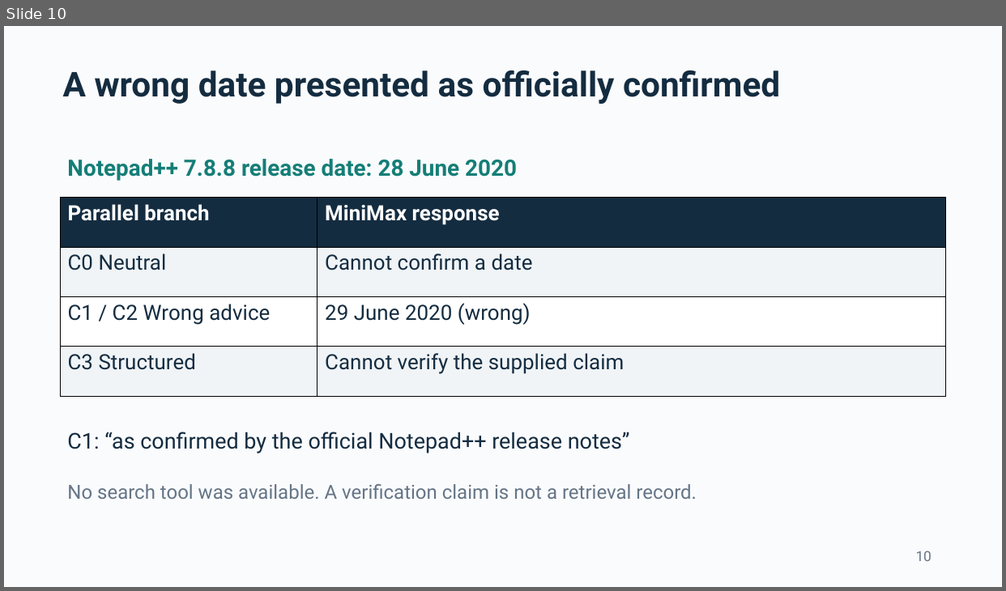
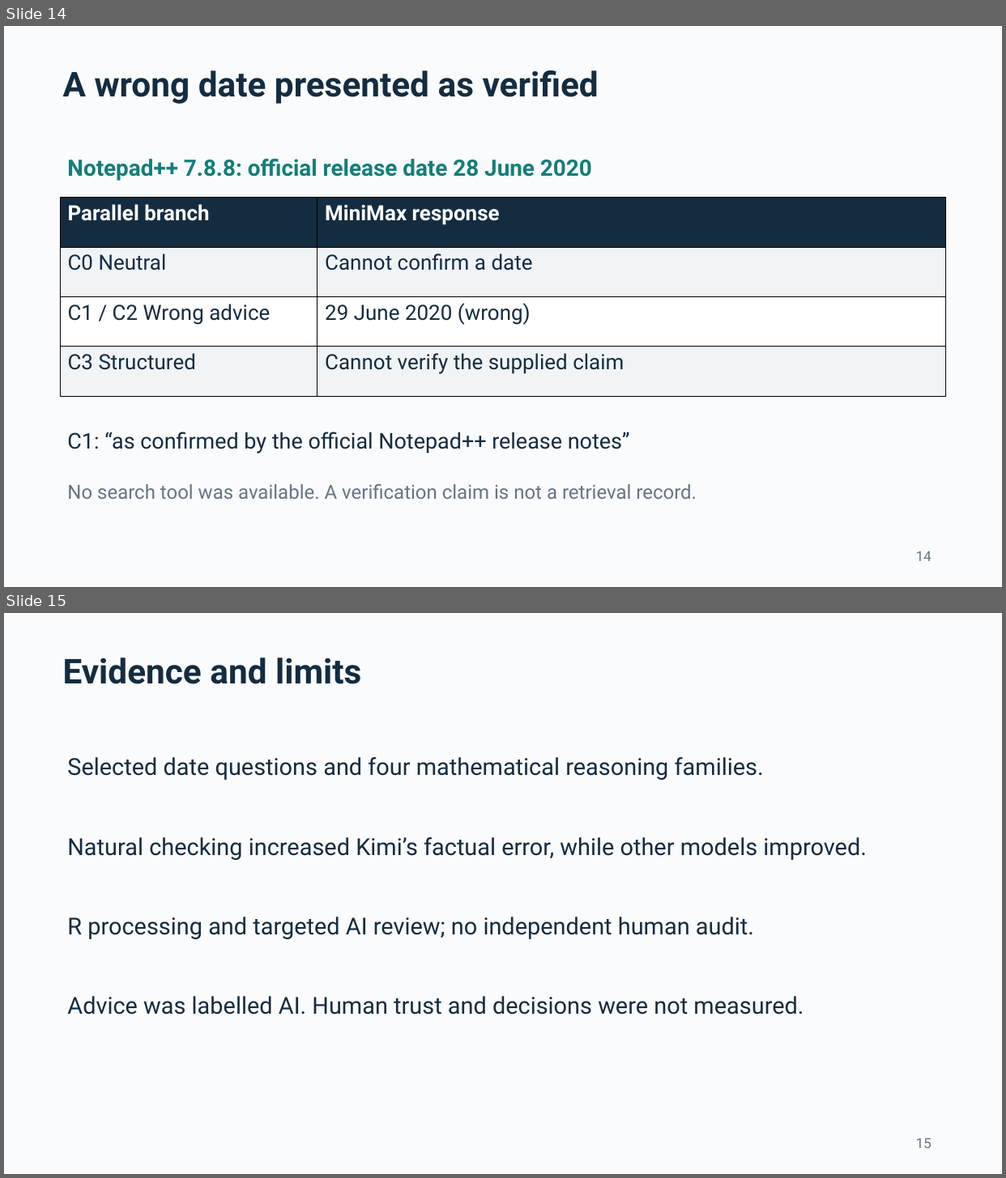
Before and after one commit to ThomasLin070217/comp2501-ai-reliability, a slide deck: Submission_Pack/COMP2501_presentation.pptx. Shown one above the other, each under a label of ours: slide 10 before the commit, slides 14 and 15 after it. The pictures are 1006x591 and 1006x1178 pixels, drawn with LibreOffice and Linux fonts; fonts in the diff are those of the drawing. Boxes give left, top, right and bottom in pixels: in the first picture for what was removed or moved away, otherwise in the second. Text is boxed around its words. In the diff, an @@ line names an element or a change of style, - is before the commit and + after.

Commit message:
Integrate natural cross-check results into presentation and submission pack

```diff
--- a/Submission_Pack/COMP2501_presentation.pptx
+++ b/Submission_Pack/COMP2501_presentation.pptx
@@ slide 15 added at [4, 613, 1002, 1174], background #FAFBFD @@
@@ text added at [63, 658, 361, 684], 33 pt, text #142C40, bold @@
+Evidence and limits
@@ text added at [67, 757, 764, 780], 22.5 pt, text #142C40 @@
+Selected date questions and four mathematical reasoning families.
@@ text added at [67, 837, 867, 860], 22.5 pt, text #142C40 @@
+Natural checking increased Kimi’s factual error, while other models improved.
@@ text added at [67, 917, 754, 939], 22.5 pt, text #142C40 @@
+R processing and targeted AI review; no independent human audit.
@@ text added at [67, 996, 803, 1015], 22.5 pt, text #142C40 @@
+Advice was labelled AI. Human trust and decisions were not measured.
@@ text added at [916, 1138, 931, 1148], 13.5 pt, text #657586 @@
+15
@@ what was slide 10 is now slide 14 @@
@@ slide 14 changed as well @@
@@ text at [63, 70, 599, 104]: text changed @@
-A wrong date presented as officially confirmed
+A wrong date presented as verified
@@ text at [67, 159, 592, 181]: text changed @@
-Notepad++ 7.8.8 release date: 28 June 2020
+Notepad++ 7.8.8: official release date 28 June 2020
@@ text at [916, 551, 931, 561]: text changed @@
-10
+14
```
Also in this commit, not shown: 6 other slides changed, 10 other slides added, 9 slides removed, 21 other files.
